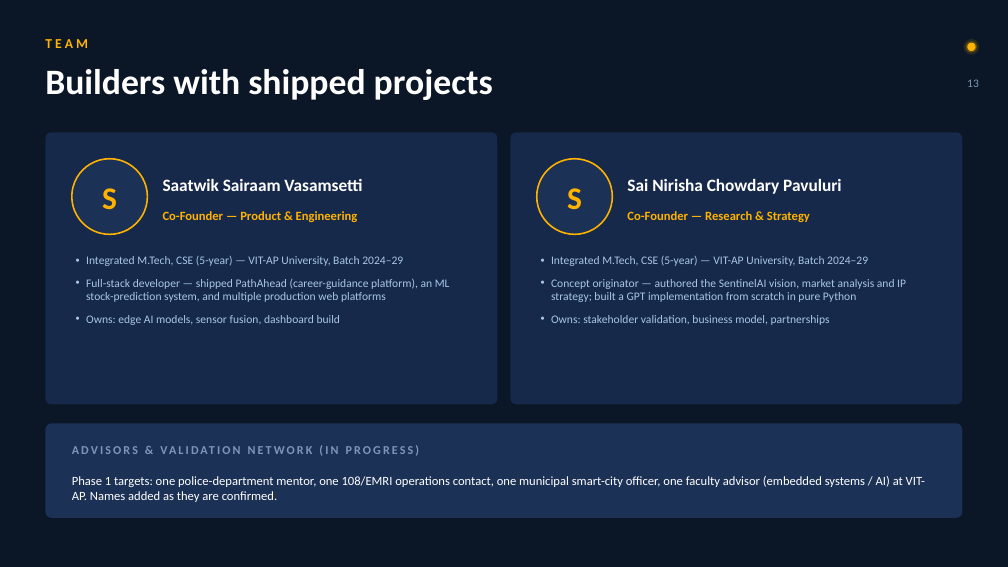
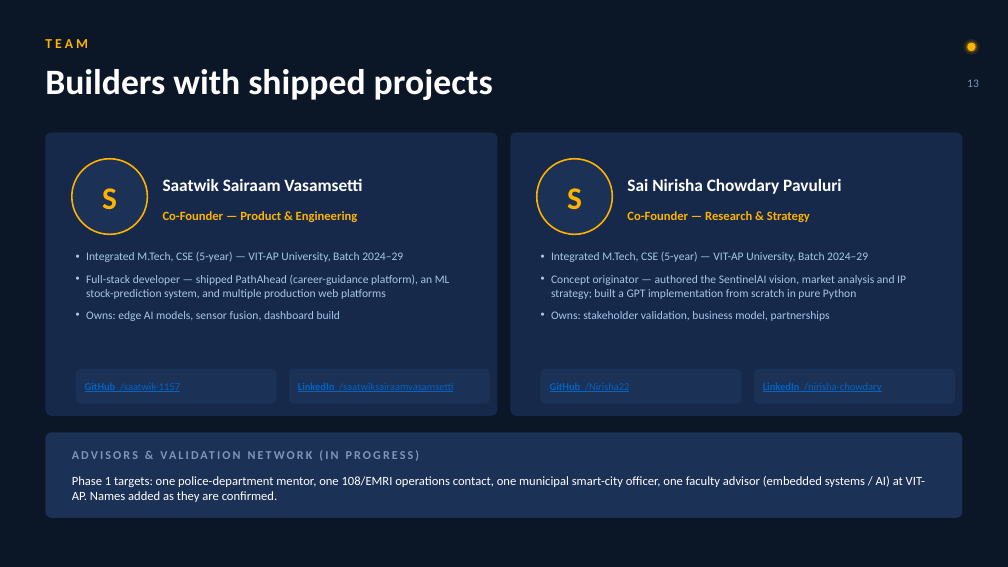
Before and after one commit to saatwik-1157/project_PathAhead, a slide deck: slide 13 of sentinelai/SentinelAI_Execution_Plan.pptx. Drawn at 1008x567 pixels with LibreOffice and Linux fonts; fonts in the diff are those of the drawing. Boxes give left, top, right and bottom in pixels: in the first picture for what was removed or moved away, otherwise in the second. Text is boxed around its words. In the diff, an @@ line names an element or a change of style, - is before the commit and + after.

```diff
--- a/sentinelai/SentinelAI_Execution_Plan.pptx
+++ b/sentinelai/SentinelAI_Execution_Plan.pptx
@@ rounded rectangle: place and size @@
-rounded rectangle at box(45, 132, 498, 405)
+rounded rectangle at box(45, 132, 498, 416)
@@ proportions changed in 3 elements at box(45, 132, 498, 416), box(45, 433, 963, 518), box(510, 132, 963, 416) @@
@@ rounded rectangle: place and size @@
-rounded rectangle at box(510, 132, 963, 405)
+rounded rectangle at box(510, 132, 963, 416)
@@ text "Integrated M.Tech, CSE (5-year) — ...": place and size @@
-text "Integrated M.Tech, CSE (5-year) — ..." at box(86, 256, 450, 325)
+text "Integrated M.Tech, CSE (5-year) — ..." at box(86, 252, 450, 321)
@@ text "Integrated M.Tech, CSE (5-year) — ...": place and size @@
-text "Integrated M.Tech, CSE (5-year) — ..." at box(551, 256, 906, 325)
+text "Integrated M.Tech, CSE (5-year) — ..." at box(551, 252, 906, 321)
@@ rounded rectangle added at box(76, 369, 277, 404), fill #1B3155 @@
@@ text added at box(85, 383, 180, 392), 10 pt, text #0563C1, underline @@
+GitHub /saatwik-1157
@@ rounded rectangle added at box(289, 369, 490, 404), fill #1B3155 @@
@@ text added at box(298, 383, 453, 392), 10 pt, text #0563C1, underline @@
+LinkedIn /saatwiksairaamvasamsetti
@@ rounded rectangle added at box(541, 369, 742, 404), fill #1B3155 @@
@@ text added at box(550, 383, 629, 392), 10 pt, text #0563C1, underline @@
+GitHub /Nirisha22
@@ rounded rectangle added at box(754, 369, 955, 404), fill #1B3155 @@
@@ text added at box(763, 383, 881, 392), 10 pt, text #0563C1, underline @@
+LinkedIn /nirisha-chowdary
@@ rounded rectangle: place and size @@
-rounded rectangle at box(45, 423, 963, 518)
+rounded rectangle at box(45, 433, 963, 518)
@@ text "ADVISORS & VALIDATION NETWORK (IN ...": place and size @@
-text "ADVISORS & VALIDATION NETWORK (IN ..." at box(72, 439, 934, 461)
+text "ADVISORS & VALIDATION NETWORK (IN ..." at box(72, 443, 934, 466)
```
Also in this commit, not shown: 1 other slide changed, 6 other files.
